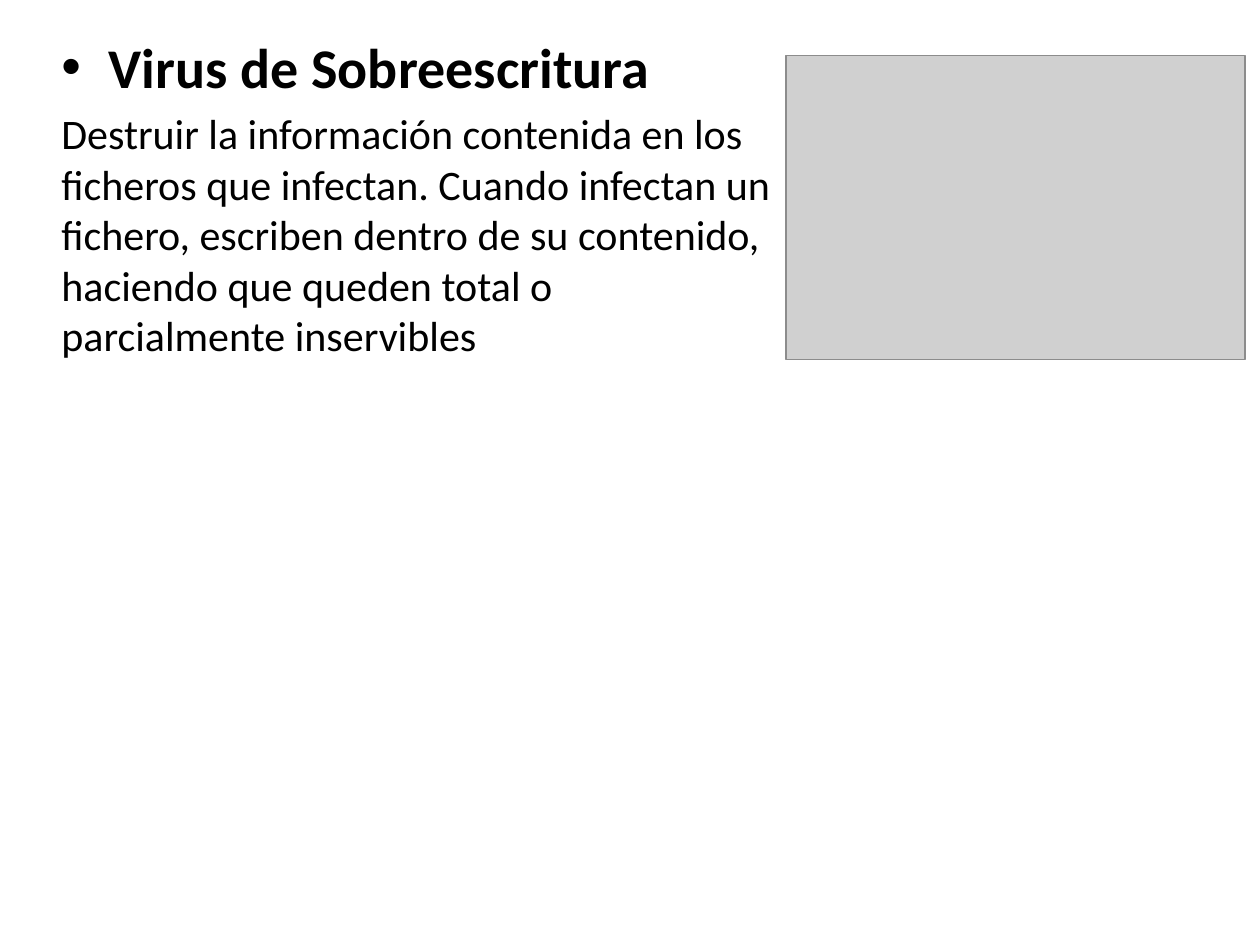
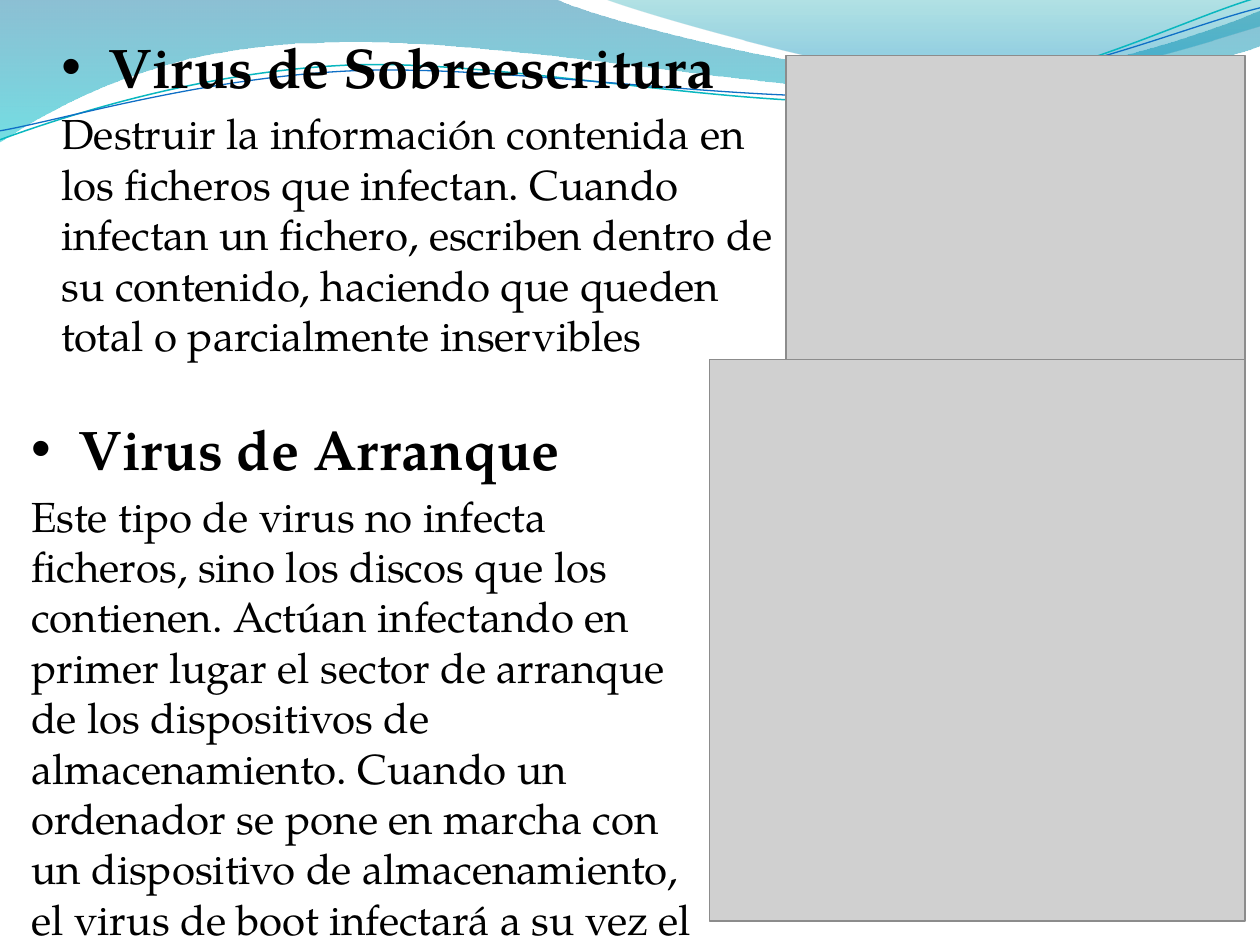
Before and after one commit to kleberloayzacastro/universidad, a slide deck: slide 13 of 2015-2016/clases/informatica_basica/clase_6/virus/clase_6_virus.pptx. Drawn at 1260x945 pixels with LibreOffice and Linux fonts; fonts in the diff are those of the drawing; grey boxes stand for pictures; background and template pictures are left out. Boxes give left, top, right and bottom in pixels: in the first picture for what was removed or moved away, otherwise in the second. Text is boxed around its words. In the diff, an @@ line names an element or a change of style, - is before the commit and + after.

```diff
--- a/2015-2016/clases/informatica_basica/clase_6/virus/clase_6_virus.pptx
+++ b/2015-2016/clases/informatica_basica/clase_6/virus/clase_6_virus.pptx
@@ freeform shape added at (0, 0, 1260, 142), fill gradient #0074A1 to #00C6CF @@
@@ freeform shape added at (0, 0, 1260, 147), outline #0AB8BF 0.85 pt @@
@@ freeform shape added at (0, 8, 1260, 141), outline #0F6FC6 0.75 pt @@
@@ text "Virus de Sobreescritura" at (61, 29, 772, 363): font Calibri to TeX Gyre Pagella @@
@@ freeform shape added at (604, 0, 1260, 87), fill gradient #00A1A9 to #008BBF @@
@@ picture added at (709, 359, 1245, 921) @@
@@ text added at (31, 429, 691, 936), 24 pt, text #000000 @@
+• Virus de Arranque
+Este tipo de virus no infecta ficheros, sino los discos que los contienen. Actúan infectando en primer lugar el sector de arranque de los dispositivos de almacenamiento. Cuando un ordenador se pone en marcha con un dispositivo de almacenamiento, el virus de boot infectará a su vez el disco duro.
```
Also in this commit, not shown: 12 other slides changed, 4 slides added, 1 other file.
